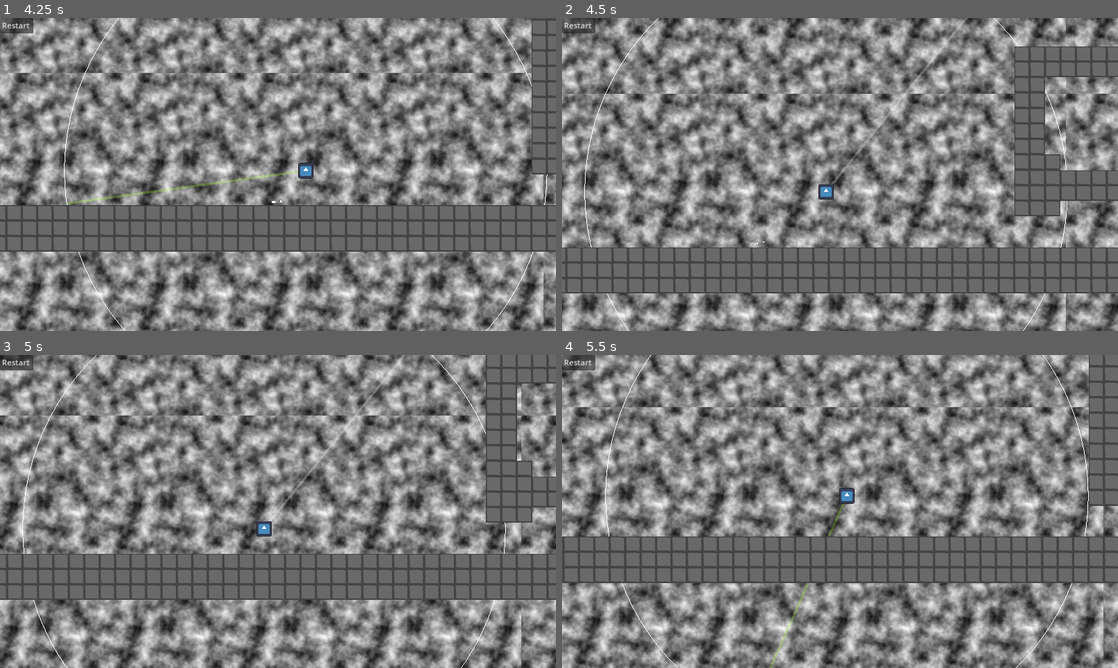
Above: before the commit, frames 1-4 (two rows, left to right).
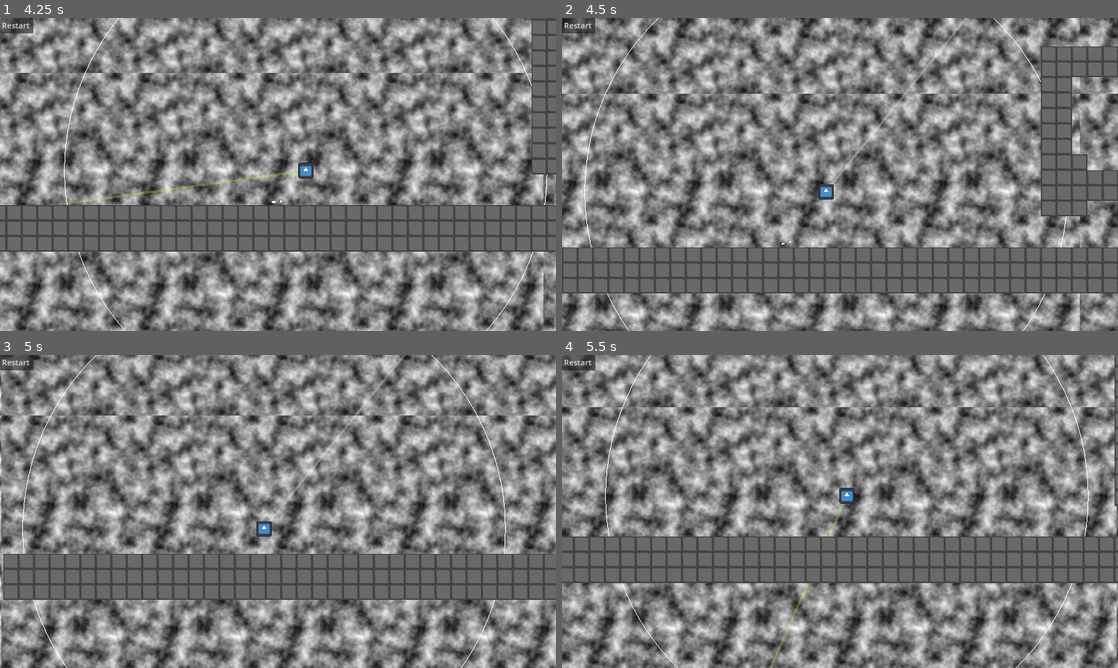
Above: after the commit, the same moments.

Repository: Haydoggo/GW61
Game: Godot game, scene res://scenes/maps/test_level/test_level.tscn
The game is run twice, just before and just after one commit, with the same random seed, the same clock (stepped at 60 frames per second) and the same inputs. The engine's default icon, where the game draws it, is replaced by a stand-in: a white triangle on a blue panel in a dark square.
Inputs (mouse positions are in pixels of both pictures, inside the frame that each line leads up to):
- Up to frame 1 (4.25 s): click "Restart" at 0.5 s; click "Restart" at 1.25 s; click "Restart" at 2 s; tap Enter at 2.75 s; move the mouse to (400, 158) at 2.77 s; hold S (slide) 2.78-3.53 s; hold D (move_right) from 2.78 s (still down); click (400, 158) at 2.85 s; tap Space (jump) at 3.02, 3.32, 3.77, 3.8, 4.07 s; move the mouse to (166, 190) at 3.52 s; tap S (slide) at 3.6 s
- Up to frame 2 (4.5 s): move the mouse to (895, 105) at 4.27 s; release D (move_right) at 4.28 s; hold A (move_left) from 4.28 s (still down); tap Space (jump) at 4.35 s
- Up to frame 3 (5 s): keep holding A (move_left); click (333, 442) at 4.55 s
- Up to frame 4 (5.5 s): move the mouse to (812, 574) at 5.02 s; release A (move_left) at 5.03 s; hold D (move_right) from 5.03 s (still down); click (812, 574) at 5.1 s; tap Space (jump) at 5.27 s; tap S (slide) at 5.3 s

Frame 1 is identical in both runs. In frame 2, 61% of the frame differs, in the area x 0-100%, y 0-100%; in frame 3, 62%; in frame 4, 62%.

Commit message:
Add player reverse speed and jump buffer (coyote time)

Diff:
--- a/scenes/maps/world_map.gd
+++ b/scenes/maps/world_map.gd
@@ -13,14 +13,14 @@
 	Vector2i(2,0) : TileProperty.NORMAL | TileProperty.JUMP,
 }
 
-func global_to_atlas_coords(global_p : Vector2):
+func global_to_atlas_coords(global_p : Vector2) -> Vector2i:
 	var coords = local_to_map(to_local(global_p))
 	return get_cell_atlas_coords(0, coords)
 
-func get_alt_index(global_p : Vector2):
+func get_alt_index(global_p : Vector2) -> int:
 	var coords = local_to_map(to_local(global_p))
 	return get_cell_alternative_tile(0, coords)
 
-func get_properties(global_p : Vector2):
+func get_properties(global_p : Vector2) -> int:
 	var ac = global_to_atlas_coords(global_p)
 	return TILE_PROPERTIES.get(ac, TileProperty.NONE)
--- a/scenes/player/movement_params.gd
+++ b/scenes/player/movement_params.gd
@@ -16,3 +16,5 @@
 @export var wall_slide_speed = 200.0
 @export var min_grapple_length = 200.0
 @export var retraction_time = 0.3
+@export var reverse_speed_mulitplier = 2.0
+@export var jump_buffer_time = 0.5
--- a/scenes/player/player.gd
+++ b/scenes/player/player.gd
@@ -16,17 +16,59 @@
 var is_sliding = false
 var grapple_length = 0.0
 var hook_position = Vector2()
+var ignored_tiles = []
+var time_last_on_floor = 0.0
 
 func _physics_process(delta: float) -> void:
+	player_movement(delta)
+	grapple_movement(delta)
+
+	# Colliding with tiles
+	var kc = get_last_slide_collision()
+	if kc:
+		var p = kc.get_position() - kc.get_normal()
+		var map = kc.get_collider() as WorldMap
+		if map:
+			var c = map.local_to_map(to_local(p))
+			if c not in ignored_tiles:
+				ignored_tiles.append(c)
+				get_tree().create_timer(0.5).timeout.connect(func():ignored_tiles.erase(c))
+				if map.get_properties(p) & WorldMap.TileProperty.JUMP:
+					print("JUMP!")
+					velocity -= Vector2.UP.rotated(-PI/2*map.get_alt_index(p)) * mp.jump_speed * 2
+
+	move_and_slide()
+
+	# Visuals
+	if is_grappling:
+		grapple_line.show()
+		grapple_line.points[0] = grapple_line.to_local(hook_position)
+	else:
+		grapple_line.hide()
+	if is_sliding:
+		$Sprite2D.scale.y = 0.5*0.5
+		$Sprite2D.position.y = 16
+	else:
+		$Sprite2D.scale.y = 1*0.5
+		$Sprite2D.position.y = 0
+
+func _draw() -> void:
+	draw_arc(Vector2(0,0), mp.grapple_range, 0, TAU, 100, Color.WHITE)
+
+func player_movement(delta: float) -> void:
 	# Walking + friction
 	var direction := Input.get_axis("move_left", "move_right")
 	$FloorDust.emitting = false
+	var current_time = Time.get_ticks_msec()/1000.0
 	if is_on_floor():
+		time_last_on_floor = current_time
 		var at_skidding_speed = abs(velocity.x) > mp.max_walk_speed
 		if at_skidding_speed:
 			$FloorDust.emitting = true
 		# Apply walking force only if it will increase the player's speed in the intended direction
-		if (not at_skidding_speed and direction) or (sign(direction)==sign(-velocity.x)):
+		if sign(direction)==sign(-velocity.x):
+			velocity.x = move_toward(velocity.x, direction * mp.max_walk_speed, mp.walk_acceleration*delta*3)
+		elif not at_skidding_speed and direction:
 			velocity.x = move_toward(velocity.x, direction * mp.max_walk_speed, mp.walk_acceleration*delta)
 		# Apply ground friction otherwise
 		elif is_grappling or is_sliding:
@@ -42,7 +84,9 @@
 
 	# Air movement
 	elif direction != 0:
-		if abs(velocity.x) < mp.max_walk_speed or sign(direction)==sign(-velocity.x):
+		if sign(direction)==sign(-velocity.x):
+			velocity.x += direction * delta * mp.walk_acceleration * 3
+		if abs(velocity.x) < mp.max_walk_speed:
 			velocity.x += direction * delta * mp.walk_acceleration
 		else:
 			velocity.x += direction * delta * mp.air_acceleration
@@ -65,7 +109,8 @@
 
 	# Jumping
 	if Input.is_action_just_pressed("jump"):
-		if is_on_floor():
+		if is_on_floor() or (current_time - time_last_on_floor) < mp.jump_buffer_time:
+			time_last_on_floor = 0.0
 			velocity.y = mp.jump_speed
 			is_sliding = false
 		# Wall jumping
@@ -74,16 +119,7 @@
 			velocity.x = mp.jump_speed * direction
 			is_grappling = false
 
-
-	# Colliding with tiles
-	var kc = get_last_slide_collision()
-	if kc:
-		var p = kc.get_position() - kc.get_normal()
-		var map = kc.get_collider() as WorldMap
-		if map:
-			if map.get_properties(p) & WorldMap.TileProperty.JUMP:
-				velocity -= Vector2.UP.rotated(-PI/2*map.get_alt_index(p)) * mp.jump_speed * 2
-
+func grapple_movement(delta: float) -> void:
 	# Grappling
 	grapple_ray.target_position = grapple_ray.get_local_mouse_position().normalized()*mp.grapple_range
 	grapple_ray.force_raycast_update()
@@ -141,24 +177,5 @@
 			velocity = velocity.project(hook_dir.orthogonal())
 		velocity += (hook_dir - hook_dir.limit_length(grapple_length)) * 10
 
-	move_and_slide()
-
-	# Visuals
-	if is_grappling:
-		grapple_line.show()
-		grapple_line.points[1] = grapple_line.to_local(hook_position)
-	else:
-		grapple_line.hide()
-	if is_sliding:
-		$Sprite2D.scale.y = 0.5*0.5
-		$Sprite2D.position.y = 16
-	else:
-		$Sprite2D.scale.y = 1*0.5
-		$Sprite2D.position.y = 0
-
-func _draw() -> void:
-	draw_arc(Vector2(0,0), mp.grapple_range, 0, TAU, 100, Color.WHITE)
-
-
 func _on_retraction_timer_timeout() -> void:
 	is_retracting = false
--- a/scenes/player/player.tscn
+++ b/scenes/player/player.tscn
@@ -77,4 +77,6 @@
 [node name="RetractionTimer" type="Timer" parent="."]
 one_shot = true
 
+[node name="JumpBufferTimer" type="Timer" parent="."]
+
 [connection signal="timeout" from="RetractionTimer" to="." method="_on_retraction_timer_timeout"]
